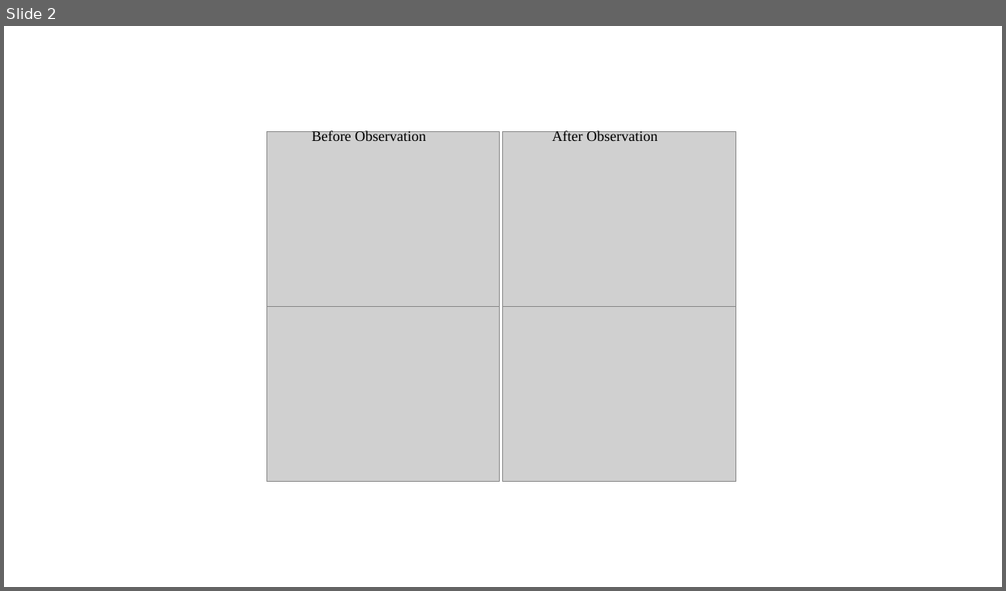
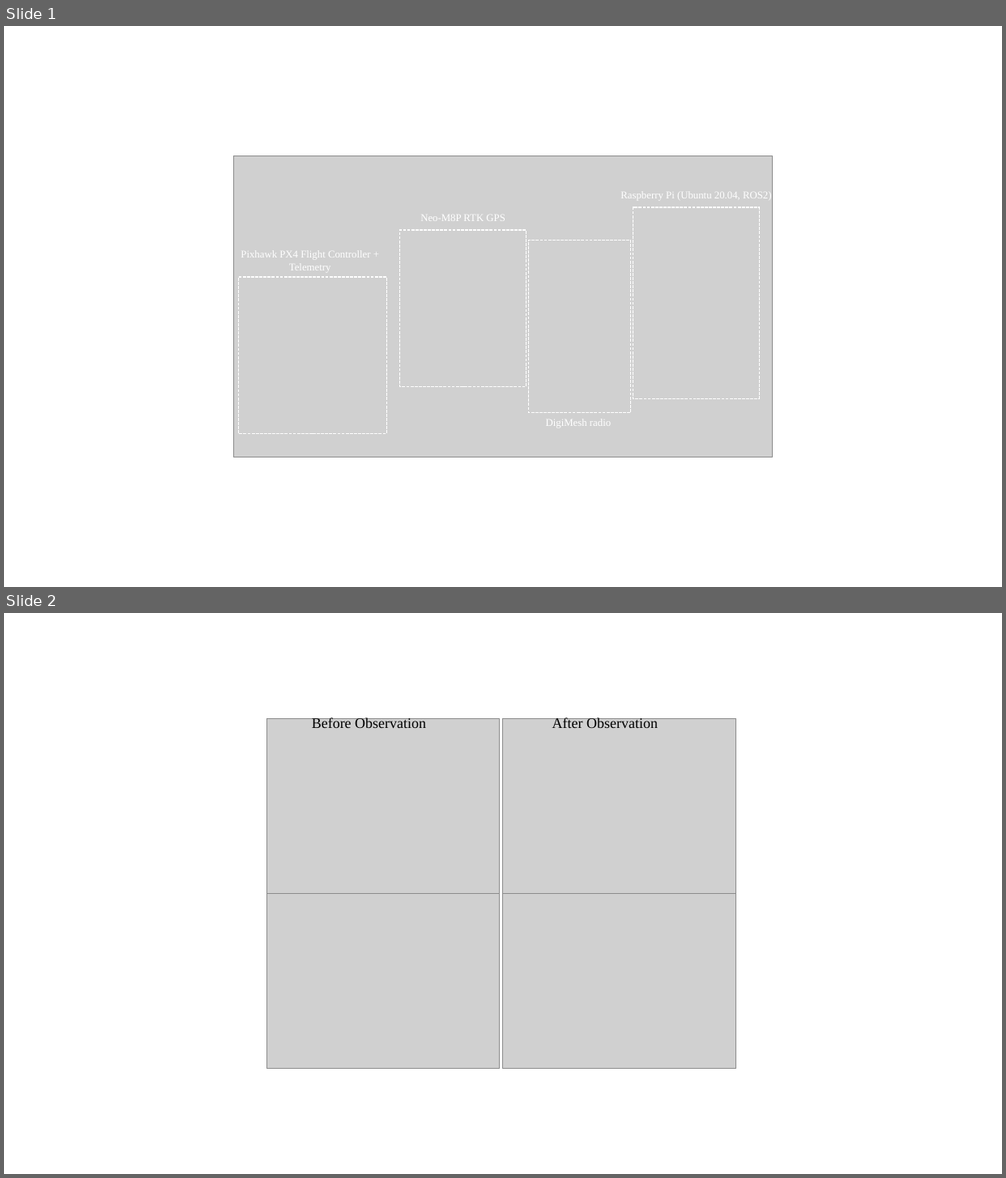
Before and after one commit to UKY-IRA/pytorch-soft-actor-critic, a slide deck: preliminary_results/figures/figures.pptx. Shown one above the other, each under a label of ours: slide 2 before the commit, slides 1 and 2 after it. The pictures are 1006x591 and 1006x1178 pixels, drawn with LibreOffice and Linux fonts; fonts in the diff are those of the drawing; grey boxes stand for pictures. Boxes give left, top, right and bottom in pixels: in the first picture for what was removed or moved away, otherwise in the second. Text is boxed around its words. In the diff, an @@ line names an element or a change of style, - is before the commit and + after.

```diff
--- a/preliminary_results/figures/figures.pptx
+++ b/preliminary_results/figures/figures.pptx
@@ slide 1 added at [4, 26, 1002, 587], background #FFFFFF @@
@@ picture added at [233, 156, 773, 457] @@
@@ text added at [620, 192, 772, 199], 10 pt, text #FFFFFF @@
+Raspberry Pi (Ubuntu 20.04, ROS2)
@@ text added at [420, 215, 505, 221], 10 pt, text #FFFFFF @@
+Neo-M8P RTK GPS
@@ rectangle added at [633, 207, 760, 399], outline #FFFFFF 1 pt dashed @@
@@ rectangle added at [400, 230, 526, 386], outline #FFFFFF 1 pt dashed @@
@@ rectangle added at [529, 240, 631, 413], outline #FFFFFF 1 pt dashed @@
@@ text added at [241, 251, 371, 271], 10 pt, text #FFFFFF @@
+Pixhawk PX4 Flight Controller + Telemetry
@@ rectangle added at [238, 278, 386, 434], outline #FFFFFF 1 pt dashed @@
@@ text added at [546, 420, 611, 426], 10 pt, text #FFFFFF @@
+DigiMesh radio
```
Also in this commit, not shown: 2 slides changed, 1 other slide added, 1 slide removed, 31 other files.
